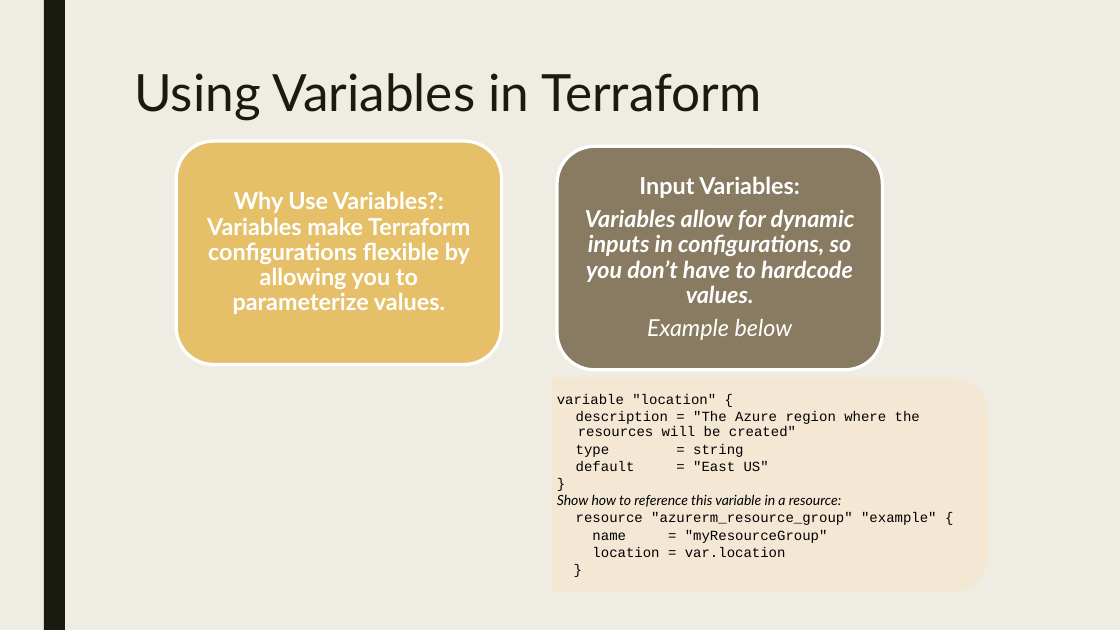
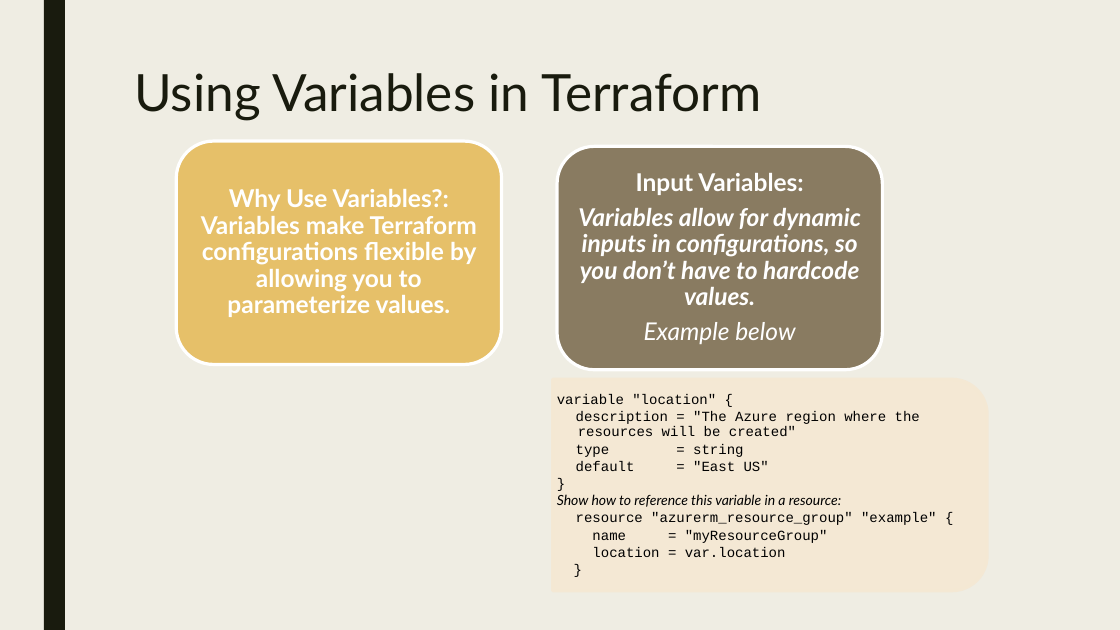
Before and after one commit to cwoodruff/terraform-workshop, a slide deck: slide 2 of slides/5-Variables and Outputs.pptx. Drawn at 1120x630 pixels with LibreOffice and Linux fonts; fonts in the diff are those of the drawing. Boxes give left, top, right and bottom in pixels: in the first picture for what was removed or moved away, otherwise in the second. Text is boxed around its words. In the diff, an @@ line names an element or a change of style, - is before the commit and + after.

```diff
--- a/slides/5-Variables and Outputs.pptx
+++ b/slides/5-Variables and Outputs.pptx
@@ text "Why Use Variables?: Variables make ..." at (x1=201, y1=189, x2=477, y2=317): size 20 to 21 pt @@
@@ text "Input Variables:" at (x1=578, y1=173, x2=861, y2=344): size 20 to 21 pt @@
```
Also in this commit, not shown: 2 other slides changed, 1 slide added, 9 other files.
